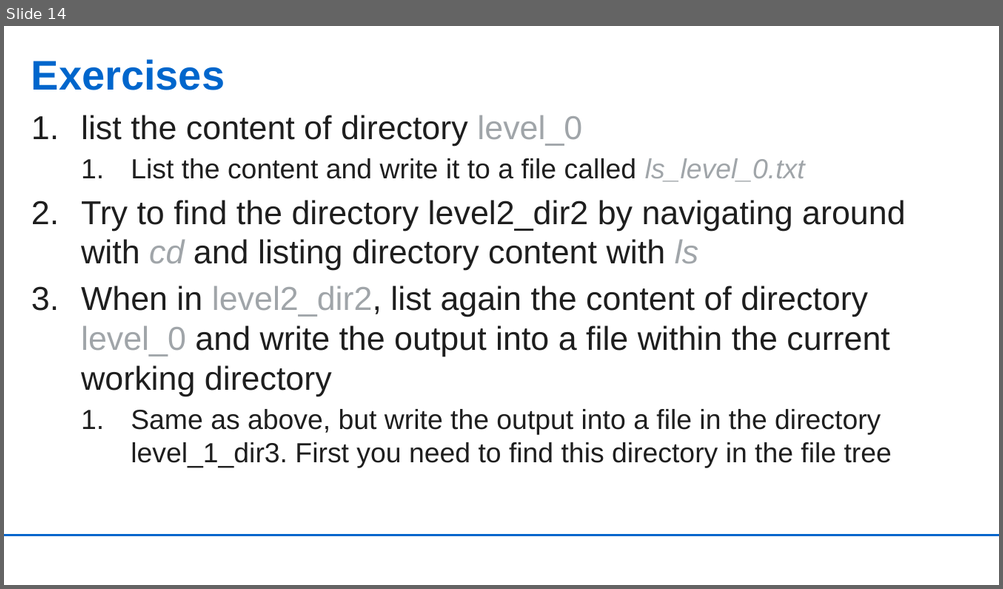
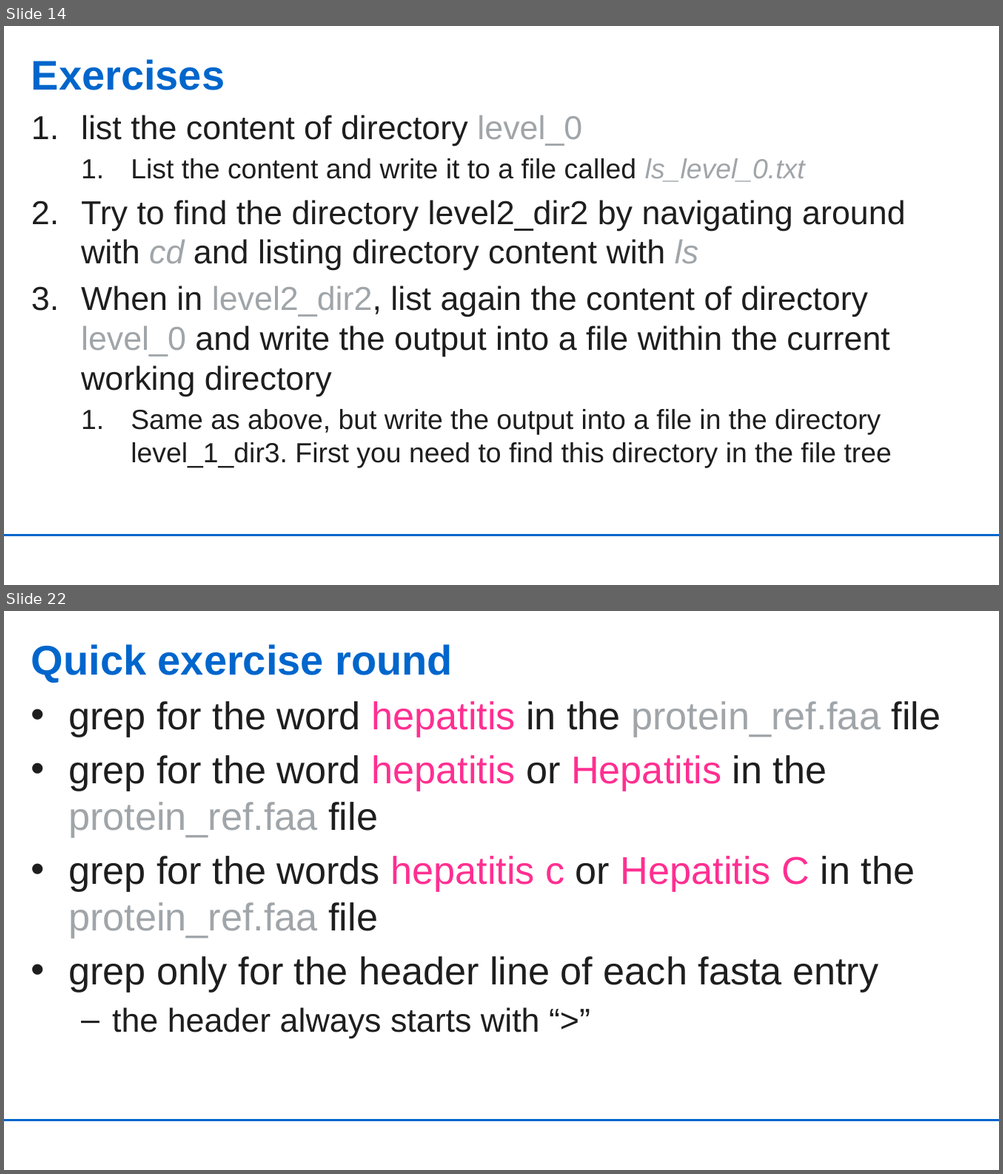
Before and after one commit to UdoGi/KCCR_snakemake_pipeline, a slide deck: slides/ghana_linux_basics.pptx. Shown one above the other, each under a label of ours: slide 14 before the commit, slides 14 and 22 after it; the slides between them are not shown. The pictures are 1003x589 and 1003x1174 pixels, drawn with LibreOffice and Linux fonts; fonts in the diff are those of the drawing; background and template pictures are left out. Boxes give left, top, right and bottom in pixels: in the first picture for what was removed or moved away, otherwise in the second. Text is boxed around its words. In the diff, an @@ line names an element or a change of style, - is before the commit and + after.

```diff
--- a/slides/ghana_linux_basics.pptx
+++ b/slides/ghana_linux_basics.pptx
@@ slide 22 added at [4, 611, 999, 1170], background #FFFFFF; not listed: 1 template element that a slide beside it also shows @@
@@ title added at [31, 644, 452, 682], 30 pt, text #0066CC, bold @@
+Quick exercise round
@@ text added at [68, 701, 941, 1039], 28 pt, text #1E1E1E @@
+• grep for the word hepatitis in the protein_ref.faa file
+• grep for the word hepatitis or Hepatitis in the protein_ref.faa file
+• grep for the words hepatitis c or Hepatitis C in the protein_ref.faa file
+• grep only for the header line of each fasta entry
+  – the header always starts with “>”
```
Also in this commit, not shown: 3 slides changed, 6 other slides added.
